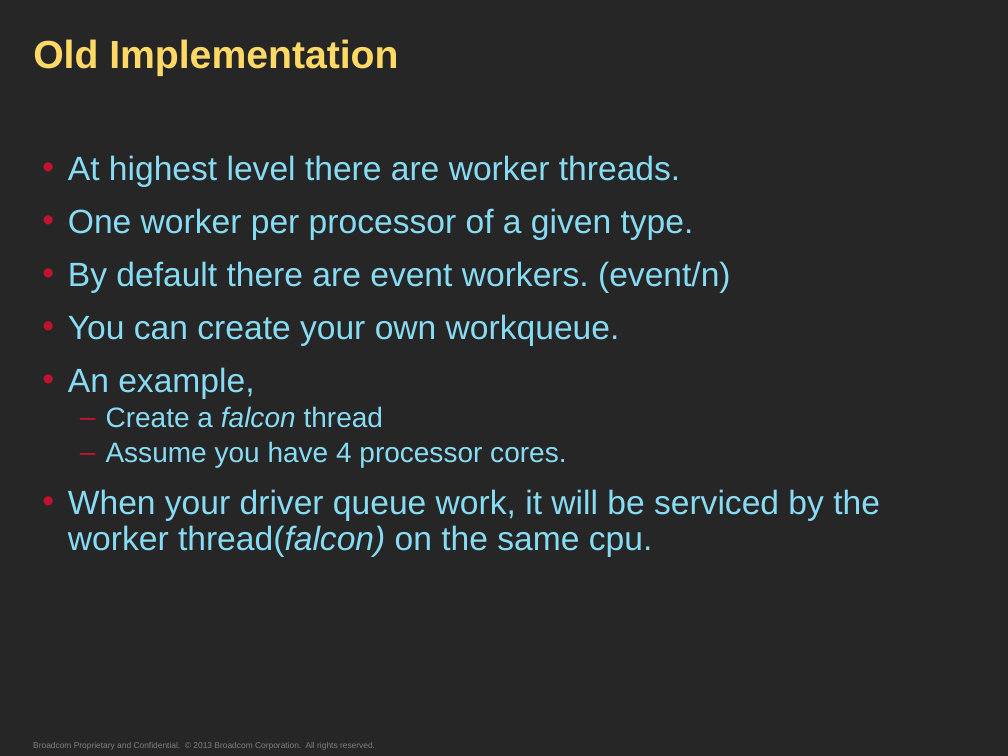
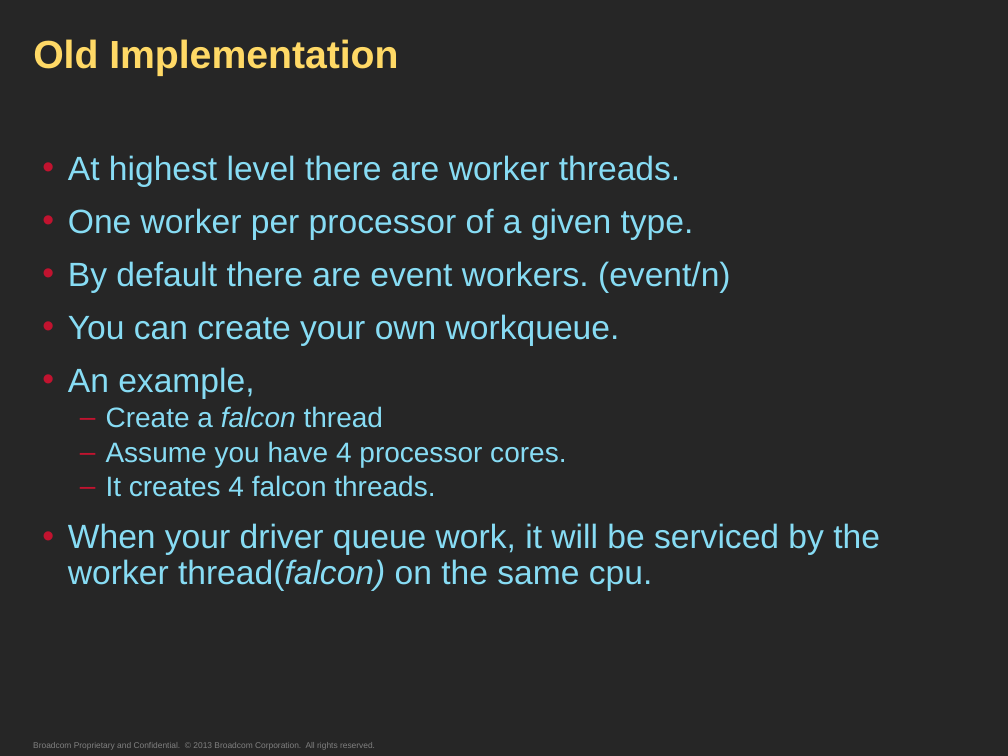
Before and after one commit to getarunks/ppts_n_notes, a slide deck: slide 4 of Kernel_WQs.pptx. Drawn at 1008x756 pixels with LibreOffice and Linux fonts; fonts in the diff are those of the drawing. Boxes give left, top, right and bottom in pixels: in the first picture for what was removed or moved away, otherwise in the second. Text is boxed around its words. In the diff, an @@ line names an element or a change of style, - is before the commit and + after.

```diff
--- a/Kernel_WQs.pptx
+++ b/Kernel_WQs.pptx
@@ text at (x1=106, y1=475, x2=435, y2=497): paragraph added @@
+  – It creates 4 falcon threads.
```
Also in this commit, not shown: 6 other slides changed.
